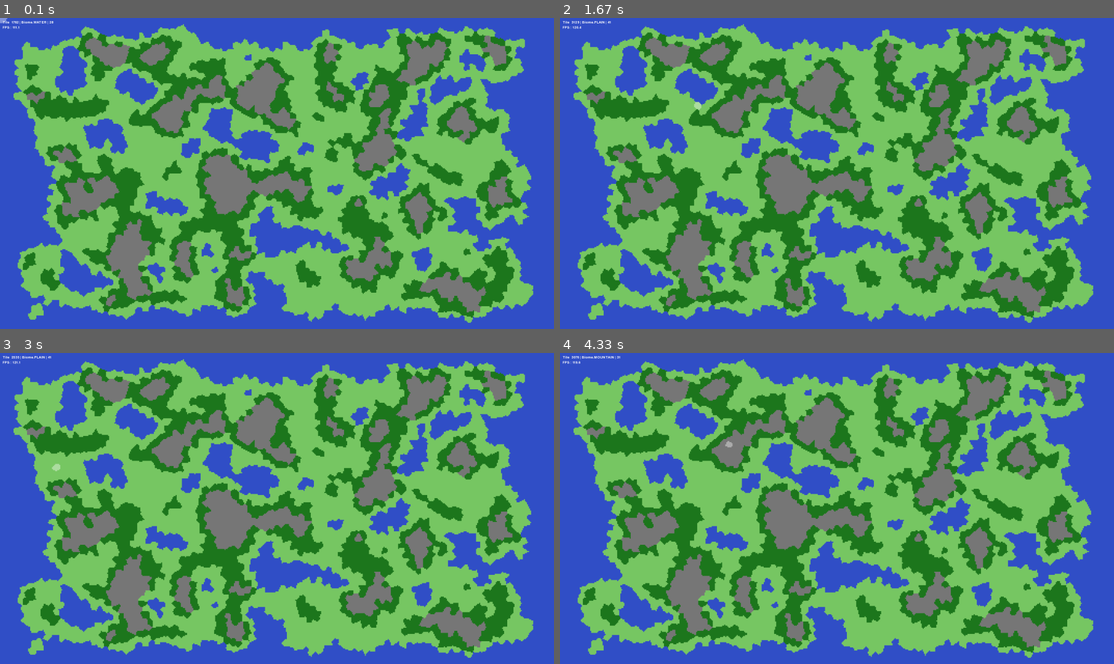
Above: before the commit, frames 1-4 (two rows, left to right).
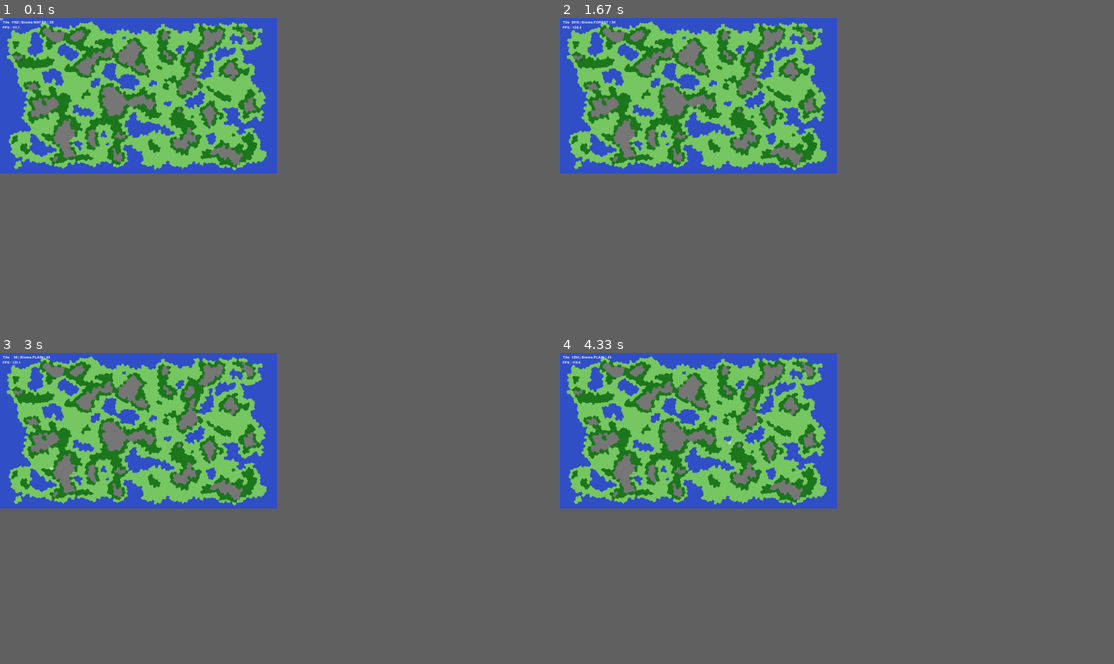
Above: after the commit, the same moments.

Repository: capdevillex/proj_info
Game: pygame game, started from run_project.py
The game is run twice, just before and just after one commit, with the same random seed, the same clock (stepped at 60 frames per second) and the same inputs.
Inputs (mouse positions are in pixels of both pictures, inside the frame that each line leads up to):
- Up to frame 1 (0.1 s): no input
- Up to frame 2 (1.67 s): hold D 0.33-0.8 s; move the mouse to (687, 101) at 0.37 s; hold D 0.83-1.3 s; move the mouse to (787, 92) at 0.87 s; hold S 1.33-1.63 s; move the mouse to (698, 105) at 1.37 s
- Up to frame 3 (3 s): hold D 1.67-2.3 s; move the mouse to (72, 430) at 1.7 s; hold S 2.33-2.7 s; move the mouse to (166, 464) at 2.37 s; hold D from 2.73 s (still down); move the mouse to (49, 468) at 2.77 s
- Up to frame 4 (4.33 s): release D at 3.2 s; hold D 3.23-3.7 s; move the mouse to (737, 377) at 3.27 s; hold S 3.73-4.03 s; move the mouse to (798, 483) at 3.77 s; hold D from 4.07 s (still down); move the mouse to (731, 443) at 4.1 s
The window is 900x506 before the commit and 450x253 after it. Grey fills any space a smaller window leaves; there, only what the larger window draws over its background counts as a difference.

The runs differ from the first frame. In frame 1, 64% of the frame differs, in the area x 0-100%, y 0-100%; in frame 2, 64%; in frame 3, 64%; in frame 4, 64%.

Commit message:
modification de l'affichage pour que ça fonctionne sur un écran 1080p

Diff:
--- a/ui/main_v2.py
+++ b/ui/main_v2.py
@@ -9,7 +9,7 @@
 # -------------------------
 # 🎨 CONFIG
 # -------------------------
-TILE_SIZE = 4
+TILE_SIZE = 2  # Divisé par 2 pour passer de 2132px à 1066px de large
 HEIGHT = 300
 WIDTH = (HEIGHT * 16) // 9
 
